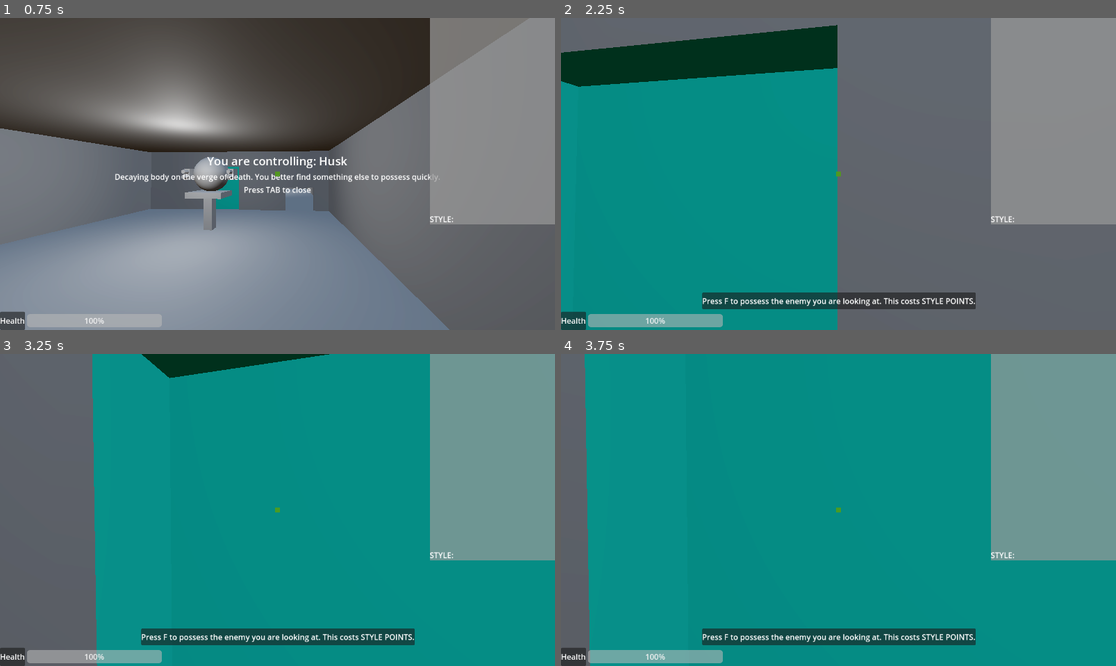
Above: before the commit, frames 1-4 (two rows, left to right).
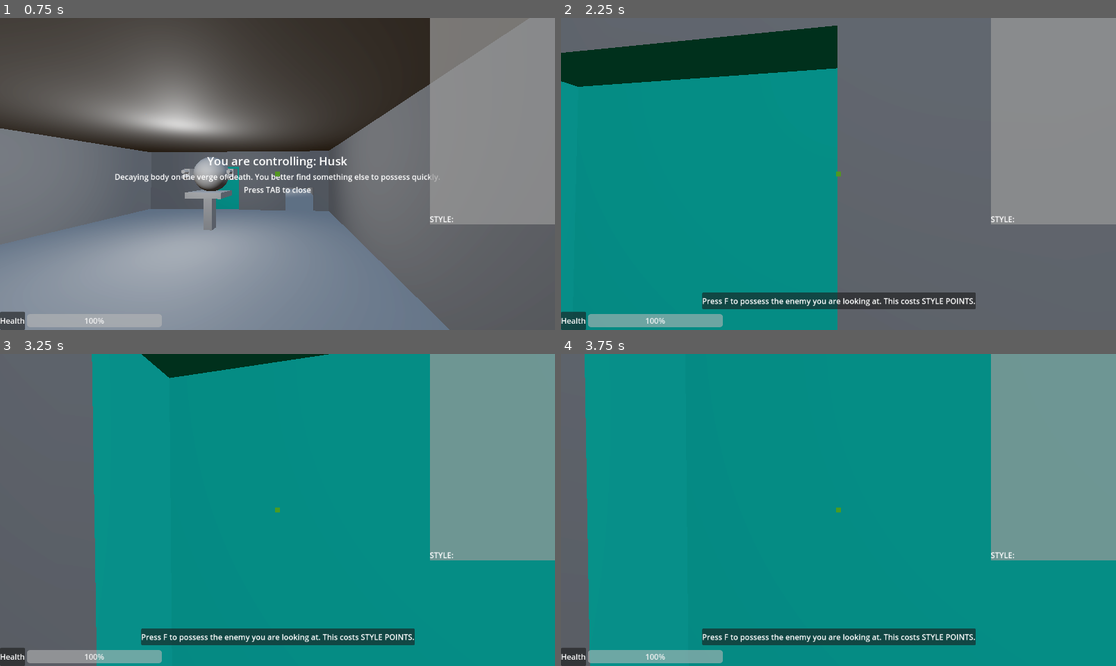
Above: after the commit, the same moments.

Repository: city-high-rider/soulswap
Game: Godot game, scene res://test_level.tscn
Two runs of this game, one before a commit and one after it. Both use one fixed random seed, a clock stepped at 60 frames per second and the inputs below. Sound files missing from this copy of the repository are replaced by a short silence.
Inputs (mouse positions are in pixels of both pictures, inside the frame that each line leads up to):
- Up to frame 1 (0.75 s): tap Enter at 0.5 s; move the mouse to (305, 174) at 0.52 s; hold W (forward) from 0.53 s (still down); tap F (possess) at 0.6 s
- Up to frame 2 (2.25 s): keep holding W (forward); tap Space (jump) at 0.77, 1.52 s; move the mouse to (810, 174) at 1.27 s; click (810, 174) at 1.35 s; tap F (possess) at 2 s; move the mouse to (849, 167) at 2.02 s; tap Tab (toggle_info) at 2.1 s
- Up to frame 3 (3.25 s): keep holding W (forward); tap F (possess) at 2.75, 2.85 s; move the mouse to (271, 516) at 2.77 s; tap Space (jump) at 3.02 s
- Up to frame 4 (3.75 s): keep holding W (forward); tap F (possess) at 3.5 s; move the mouse to (877, 513) at 3.52 s; press the mouse at (877, 513) at 3.53 s

Frame 1 is identical in both runs. In frame 2, less than 0.1% of the frame differs, in the area x 0-50%, y 2-23%; in frame 3, less than 0.1%; in frame 4, less than 0.1%.

Commit message:
add sliding door

Diff:
--- /dev/null
+++ b/interactive/sliding_door.gd
@@ -0,0 +1,28 @@
+extends Node3D
+## This is a simple animated sliding door.
+
+
+## Reference to the animation player
+@onready var animation_player : AnimationPlayer = $AnimationPlayer
+
+## Is this door initially open or closed?
+@export var initially_open : bool = false
+var is_open : bool = initially_open
+
+func _ready() -> void:
+	if initially_open:
+		open()
+	else:
+		close()
+
+func open() -> void:
+	if is_open:
+		return
+	is_open = true
+	animation_player.play("open")
+
+func close() -> void:
+	if !is_open:
+		return
+	is_open = false
+	animation_player.play("close")
--- /dev/null
+++ b/interactive/sliding_door.tscn
@@ -0,0 +1,73 @@
+[gd_scene load_steps=7 format=3 uid="uid://brhsd0u2va3ch"]
+
+[ext_resource type="PackedScene" uid="uid://bmvo66mg5a8oi" path="res://interactive/slidingDoor.glb" id="1_3s4n2"]
+[ext_resource type="Script" path="res://interactive/sliding_door.gd" id="1_8hp1i"]
+
+[sub_resource type="Animation" id="Animation_j22m3"]
+resource_name = "open"
+length = 0.5
+tracks/0/type = "value"
+tracks/0/imported = false
+tracks/0/enabled = true
+tracks/0/path = NodePath("slidingDoor/door:position")
+tracks/0/interp = 1
+tracks/0/loop_wrap = true
+tracks/0/keys = {
+"times": PackedFloat32Array(0, 0.5),
+"transitions": PackedFloat32Array(1, 1),
+"update": 0,
+"values": [Vector3(0, 0.114139, 0), Vector3(0, 2.86475, 0)]
+}
+
+[sub_resource type="Animation" id="Animation_xo47n"]
+length = 0.001
+tracks/0/type = "value"
+tracks/0/imported = false
+tracks/0/enabled = true
+tracks/0/path = NodePath("slidingDoor/door:position")
+tracks/0/interp = 1
+tracks/0/loop_wrap = true
+tracks/0/keys = {
+"times": PackedFloat32Array(0),
+"transitions": PackedFloat32Array(1),
+"update": 0,
+"values": [Vector3(0, 0.114139, 0)]
+}
+
+[sub_resource type="Animation" id="Animation_4x6w7"]
+resource_name = "close"
+length = 0.5
+tracks/0/type = "value"
+tracks/0/imported = false
+tracks/0/enabled = true
+tracks/0/path = NodePath("slidingDoor/door:position")
+tracks/0/interp = 1
+tracks/0/loop_wrap = true
+tracks/0/keys = {
+"times": PackedFloat32Array(0, 0.5),
+"transitions": PackedFloat32Array(1, 1),
+"update": 0,
+"values": [Vector3(0, 2.89148, 0), Vector3(0, 0.144429, 0)]
+}
+
+[sub_resource type="AnimationLibrary" id="AnimationLibrary_5h2q2"]
+_data = {
+"RESET": SubResource("Animation_xo47n"),
+"close": SubResource("Animation_4x6w7"),
+"open": SubResource("Animation_j22m3")
+}
+
+[node name="SlidingDoor" type="Node3D"]
+script = ExtResource("1_8hp1i")
+
+[node name="slidingDoor" parent="." instance=ExtResource("1_3s4n2")]
+
+[node name="door" parent="slidingDoor" index="1"]
+transform = Transform3D(0.3, 0, 0, 0, 1, 0, 0, 0, 1.2, 0, 0.114139, 0)
+
+[node name="AnimationPlayer" type="AnimationPlayer" parent="."]
+libraries = {
+"": SubResource("AnimationLibrary_5h2q2")
+}
+
+[editable path="slidingDoor"]
--- a/test_level.tscn
+++ b/test_level.tscn
@@ -1,10 +1,11 @@
-[gd_scene load_steps=12 format=3 uid="uid://cuna3v5lattg1"]
+[gd_scene load_steps=13 format=3 uid="uid://cuna3v5lattg1"]
 
 [ext_resource type="PackedScene" uid="uid://bw42rj1kwnyl" path="res://shells/Husk.tscn" id="1_cbce8"]
 [ext_resource type="PackedScene" uid="uid://4pb4cmdkvqam" path="res://ghosts/dummy_ghost.tscn" id="3_sgn8s"]
 [ext_resource type="PackedScene" uid="uid://b3cny3iljmcwh" path="res://shells/roller_machinegun.tscn" id="4_4aj81"]
 [ext_resource type="PackedScene" uid="uid://bu57v5cln1y64" path="res://interactive/checkpoint.tscn" id="5_48qpn"]
 [ext_resource type="PackedScene" uid="uid://cht1nvmsvv4nx" path="res://interactive/popup_area.tscn" id="5_d0ven"]
+[ext_resource type="PackedScene" uid="uid://brhsd0u2va3ch" path="res://interactive/sliding_door.tscn" id="6_uhxoa"]
 
 [sub_resource type="ProceduralSkyMaterial" id="ProceduralSkyMaterial_obdej"]
 sky_horizon_color = Color(0.64625, 0.65575, 0.67075, 1)
@@ -111,13 +112,21 @@
 size = Vector3(1, 0.16392, 1)
 
 [node name="CSGBox3D2" type="CSGBox3D" parent="NavigationRegion3D/CSGCombiner3D"]
-transform = Transform3D(1, 0, 0, 0, 1, 0, 0, 0, 1, 0, -2.38493, 15.9279)
-size = Vector3(12.0579, 3.204, 9.23239)
+transform = Transform3D(1, 0, 0, 0, 1, 0, 0, 0, 1, 1.72603, -2.38493, 15.9279)
+size = Vector3(17.7938, 3.204, 9.23239)
 
 [node name="CSGBox3D3" type="CSGBox3D" parent="NavigationRegion3D/CSGCombiner3D/CSGBox3D2"]
 transform = Transform3D(1, 0, 0, 0, 1, 0, 0, 0, 1, 0, 0.145639, 0)
 operation = 2
-size = Vector3(11.4855, 2.96588, 8.98612)
+size = Vector3(15.7006, 2.96588, 8.98612)
+
+[node name="CSGBox3D" type="CSGBox3D" parent="NavigationRegion3D/CSGCombiner3D/CSGBox3D2"]
+transform = Transform3D(1, 0, 0, 0, 1, 0, 0, 0, 1, 3.74002, 0.0283732, 2.94033)
+size = Vector3(0.623814, 3.24529, 3.0149)
+
+[node name="CSGBox3D2" type="CSGBox3D" parent="NavigationRegion3D/CSGCombiner3D/CSGBox3D2"]
+transform = Transform3D(1, 0, 0, 0, 1, 0, 0, 0, 1, 3.74002, 0.0283732, -2.79357)
+size = Vector3(0.623814, 3.24529, 3.0149)
 
 [node name="Husk" parent="." instance=ExtResource("1_cbce8")]
 transform = Transform3D(-0.983445, 0, -0.181206, 0, 1, 0, 0.181206, 0, -0.983445, -2.44126, 1.03959, -4.98604)
@@ -140,14 +149,29 @@
 transform = Transform3D(1, 0, 0, 0, 1, 0, 0, 0, 1, 0, 0, 1.34813)
 shape = SubResource("BoxShape3D_0wou1")
 
+[node name="PopupArea3" parent="." instance=ExtResource("5_d0ven")]
+transform = Transform3D(1, 0, 0, 0, 1, 0, 0, 0, 1, -2.46682, 0.303652, 6.33355)
+message = "Stand under the checkpoint to save your progress."
+
+[node name="CollisionShape3D" type="CollisionShape3D" parent="PopupArea3"]
+transform = Transform3D(1, 0, 0, 0, 1, 0, 0, 0, 1, 0, 0, 1.34813)
+shape = SubResource("BoxShape3D_0wou1")
+
 [node name="PopupArea2" parent="." instance=ExtResource("5_d0ven")]
-transform = Transform3D(1, 0, 0, 0, 1, 0, 0, 0, 1, 0.0203912, -2.49868, 14.7412)
+transform = Transform3D(1, 0, 0, 0, 1, 0, 0, 0, 1, 0.0203912, -1.41178, 14.7412)
 message = "The only way to get more health and ammo is by possessing a new host."
 
 [node name="CollisionShape3D" type="CollisionShape3D" parent="PopupArea2"]
 transform = Transform3D(1, 0, 0, 0, 1, 0, 0, 0, 1, 0, 0, 1.34813)
 shape = SubResource("BoxShape3D_0wou1")
 
+[node name="SlidingDoor" parent="." instance=ExtResource("6_uhxoa")]
+transform = Transform3D(1, 0, 0, 0, 0.910783, 0, 0, 0, 1, 5.5377, -3.77132, 15.9063)
+initially_open = true
+
+[connection signal="died" from="Shell/HealthComponent" to="Shell/GhostMount" method="_on_health_component_died" flags=18]
+[connection signal="ghost_cleared" from="Shell/GhostMount" to="Shell/PlayerUI" method="_on_ghost_mount_ghost_cleared" flags=18]
+
 [editable path="Shell"]
 [editable path="Shell/Head"]
 [editable path="Shell/Head/MachineGun"]
Binary file added: interactive/slidingDoor.glb
Not shown, added: interactive/slidingDoor.glb.import
